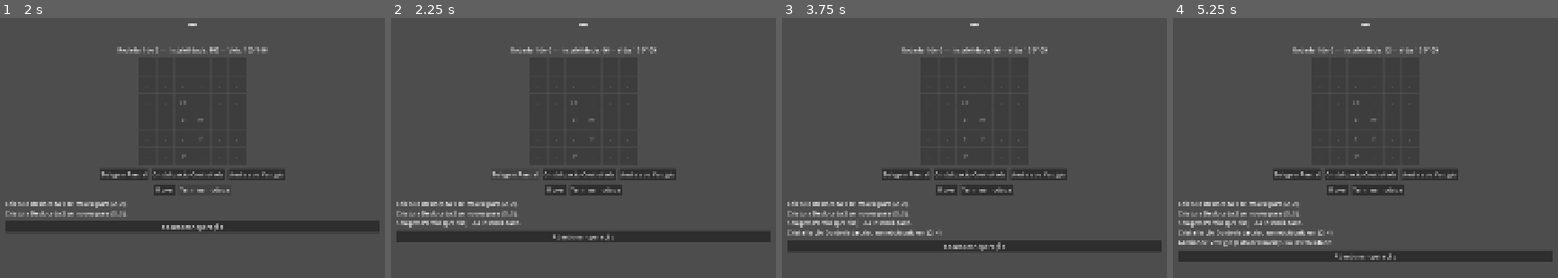
Above: before the commit, frames 1-4 (left to right).
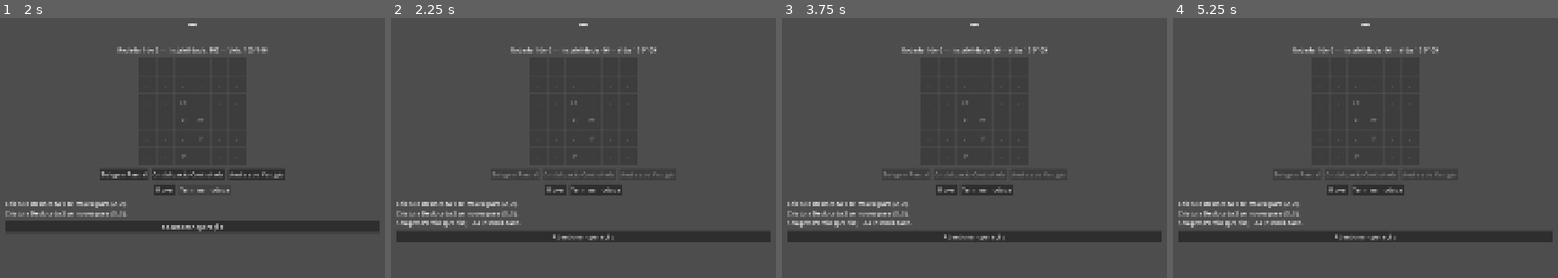
Above: after the commit, the same moments.

Repository: itsmeluan/azoth-breach
Game: Godot game, scene res://scenes/operations/operation_grid_screen.tscn
The game is run twice, just before and just after one commit, with the same random seed, the same clock (stepped at 60 frames per second) and the same inputs. This scene is started directly instead of the project's main scene.
Inputs (mouse positions are in pixels of both pictures, inside the frame that each line leads up to):
- Up to frame 1 (2 s): click "Mover" at 0.5 s; click "Terminar rodada" at 1.25 s
- Up to frame 2 (2.25 s): click "Selagem Parcial" at 2 s
- Up to frame 3 (3.75 s): click (970, 174) at 2.75 s, where only the run before the commit has a clickable "Cristalização Controlada"; click (966, 137) at 3.5 s, where only the run before the commit has a clickable "."
- Up to frame 4 (5.25 s): click (1430, 174) at 4.25 s, where only the run before the commit has a clickable "Análise de Vestígio"; click (1357, 137) at 5 s, where only the run before the commit has a clickable "#"

Frame 1 is identical in both runs. In frame 2, 0.2% of the frame differs, in the area x 26-73%, y 58-62%; in frame 3, 6.7%; in frame 4, 8.3%, in the area x 1-99%, y 11-94%.

Commit message:
BL-007: limita ação de campo a 1 movimento e/ou 1 ET por rodada no grid
A passada de regressão do fluxo canônico revelou que o grid tático nunca
aplicou de fato o "1 movimento e/ou 1 ET, depois fase de inimigo" que já
estava documentado: dava pra spammar ETs (ou mover repetidamente) sem
limite antes de terminar a rodada, zerando Instabilidade sem nunca
enfrentar a fase de inimigo — o oposto do que o usuário pediu ao reabrir
o escopo para um "combate real".

Adiciona _move_used_this_round / _et_used_this_round, desabilitando os
botões de Mover e de ET após o primeiro uso na rodada e reabilitando só
em "Terminar rodada". Revalidado via simulação de UI completa: uso único
por rodada é respeitado, tentativas extras são bloqueadas sem erro, e o
fluxo canônico completo (Primeira Fissura → Vestígio Discrepante → grid
→ Varredura) ainda fecha corretamente sob o novo limite, agora exercendo
a fase de inimigo de verdade a cada rodada em vez de pular direto pro
fim da operação.

Co-Authored-By: Claude Sonnet 5 <noreply@anthropic.com>

Diff:
--- a/game/scripts/features/operations/operation_grid_screen.gd
+++ b/game/scripts/features/operations/operation_grid_screen.gd
@@ -33,6 +33,8 @@
 var _model: GridCombatModel
 var _pending_et: String = ""
 var _move_mode: bool = false
+var _move_used_this_round: bool = false
+var _et_used_this_round: bool = false
 var _finished: bool = false
 var _start_time_msec: int = 0
 var _cell_buttons: Array = []
@@ -64,6 +66,7 @@
 	_build_et_buttons()
 	_render_grid()
 	_update_status()
+	_update_action_buttons_enabled()
 	move_button.pressed.connect(_on_move_mode_pressed)
 	end_round_button.pressed.connect(_on_end_round_pressed)
 	abandon_button.pressed.connect(_on_abandon_pressed)
@@ -142,7 +145,7 @@
 
 
 func _on_move_mode_pressed() -> void:
-	if _finished:
+	if _finished or _move_used_this_round:
 		return
 	_pending_et = ""
 	_move_mode = true
@@ -150,7 +153,7 @@
 
 
 func _on_et_selected(et_id: String) -> void:
-	if _finished:
+	if _finished or _et_used_this_round:
 		return
 	if et_id == ET_SELAGEM:
 		_use_selagem_parcial()
@@ -181,26 +184,32 @@
 	if _move_mode:
 		if _model.move_player(pos):
 			_move_mode = false
+			_move_used_this_round = true
 			_after_action()
 		return
 	if _pending_et != "":
-		_apply_et_at(_pending_et, pos)
+		if _apply_et_at(_pending_et, pos):
+			_et_used_this_round = true
 		_pending_et = ""
 		_after_action()
 
 
-func _apply_et_at(et_id: String, pos: Vector2i) -> void:
+func _apply_et_at(et_id: String, pos: Vector2i) -> bool:
 	var upgrade_level: int = SliceState.et_upgrade_level(et_id)
 	match et_id:
 		ET_CRISTALIZACAO:
 			if _model.apply_cristalizacao(pos):
 				_ets_used.append(et_id)
 				_log_et_used(et_id)
+				return true
+			return false
 		ET_DECOMPOSICAO:
 			var result := _model.apply_decomposicao(pos, upgrade_level)
 			if not result.is_empty():
 				_ets_used.append(et_id)
 				_log_et_used(et_id, result.get("quality", ""))
+				return true
+			return false
 		ET_ANALISE:
 			if not _dual_objective_et.is_empty() and et_id == _dual_objective_et:
 				_evidence += 1
@@ -216,6 +225,8 @@
 				_instability = max(_instability - result["delta"], 0)
 				_ets_used.append(et_id)
 				_log_et_used(et_id, result.get("quality", ""))
+			return true
+	return false
 
 
 func _use_selagem_parcial() -> void:
@@ -224,6 +235,7 @@
 	_instability = max(_instability - result["delta"], 0)
 	_ets_used.append(ET_SELAGEM)
 	_log_et_used(ET_SELAGEM, result.get("quality", ""))
+	_et_used_this_round = true
 	_after_action()
 
 
@@ -240,7 +252,14 @@
 	log_label.text = "\n".join(_model.log_lines)
 	_update_status()
 	_render_grid()
+	_update_action_buttons_enabled()
 	_check_end_conditions()
+
+
+func _update_action_buttons_enabled() -> void:
+	move_button.disabled = _finished or _move_used_this_round
+	for et_button in et_buttons_container.get_children():
+		et_button.disabled = _finished or _et_used_this_round
 
 
 func _on_end_round_pressed() -> void:
@@ -248,9 +267,12 @@
 		return
 	_round += 1
 	_model.enemy_phase()
+	_move_used_this_round = false
+	_et_used_this_round = false
 	log_label.text = "\n".join(_model.log_lines)
 	_update_status()
 	_render_grid()
+	_update_action_buttons_enabled()
 	_check_end_conditions()
 
 
Not shown, changed: CLAUDE.md
